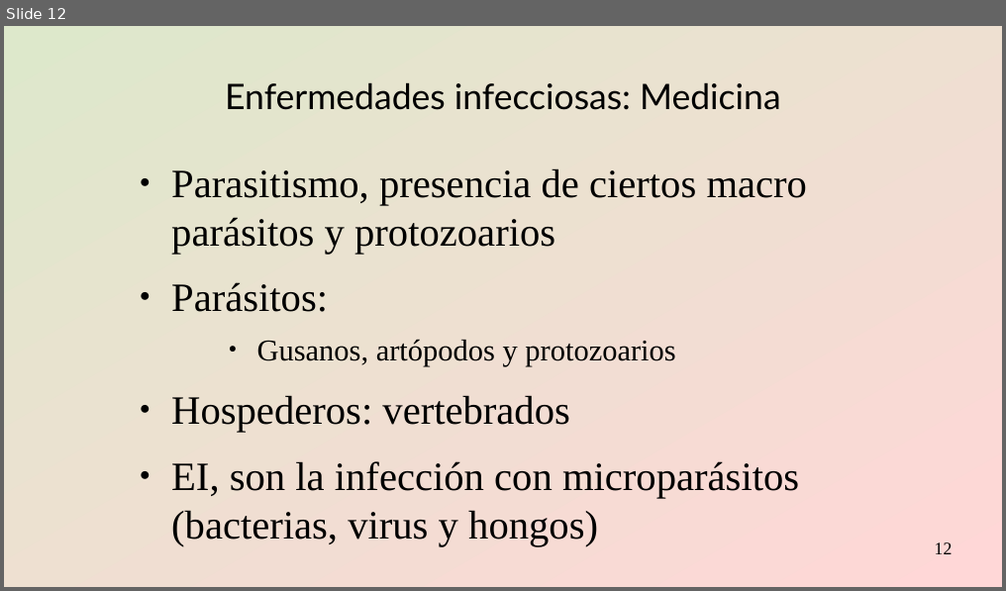
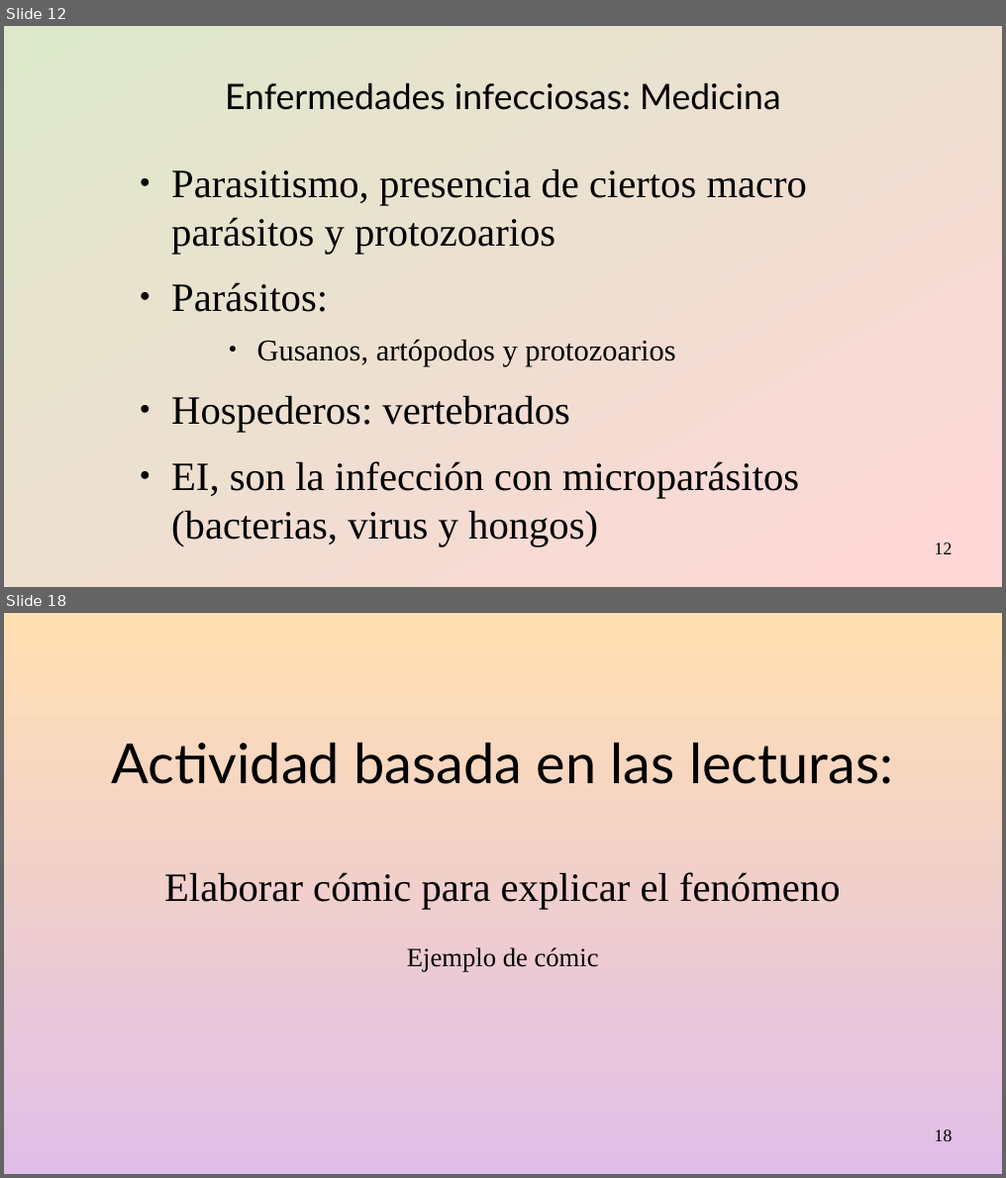
Before and after one commit to gerardommc/Medicina-Cons, a slide deck: Infecciosas.odp. Shown one above the other, each under a label of ours: slide 12 before the commit, slides 12 and 18 after it; the slides between them are not shown. The pictures are 1006x591 and 1006x1178 pixels, drawn with LibreOffice and Linux fonts; fonts in the diff are those of the drawing. Boxes give left, top, right and bottom in pixels: in the first picture for what was removed or moved away, otherwise in the second. Text is boxed around its words. In the diff, an @@ line names an element or a change of style, - is before the commit and + after.

```diff
--- a/Infecciosas.odp
+++ b/Infecciosas.odp
@@ slide 18 added at box(4, 613, 1002, 1174), background gradient #FFE0B2 to #E1BEE7 @@
@@ subtitle added at box(111, 743, 893, 972), 32 pt, text #000000 @@
+Actividad basada en las lecturas:
+Elaborar cómic para explicar el fenómeno
+Ejemplo de cómic
@@ page number added at box(935, 1130, 952, 1142), 14 pt, text #000000 @@
+18
```
Also in this commit, not shown: 1 slide changed, 4 other slides added, 9 other files.
